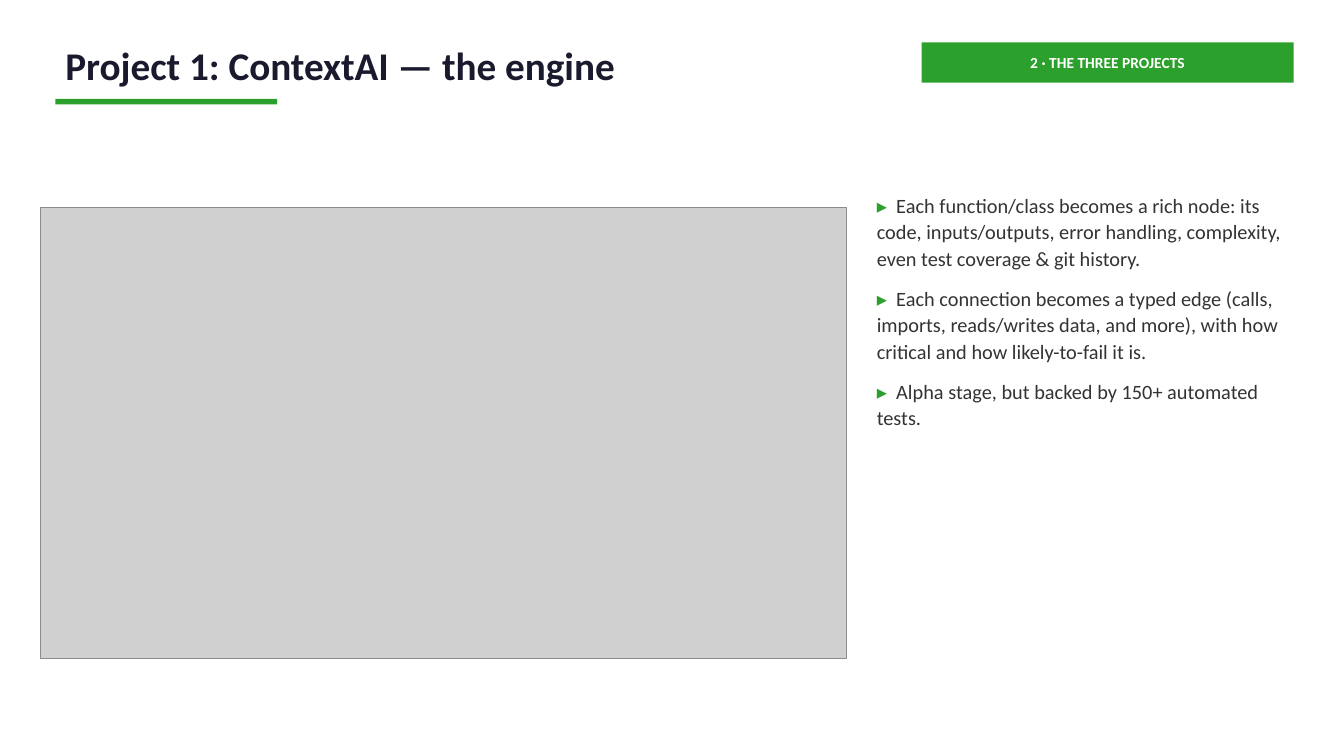
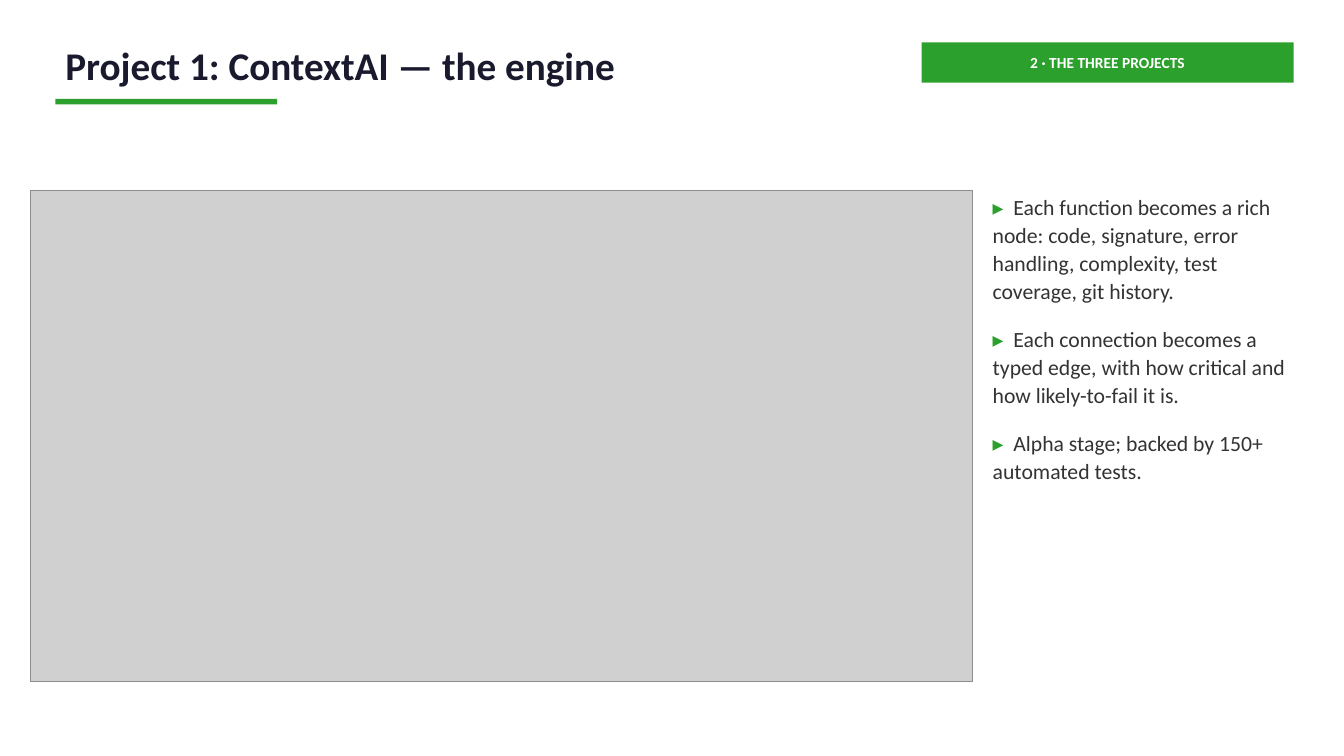
Before and after one commit to shobhit0521/Test_context, a slide deck: slide 4 of presentation/ContextAI_Evaluation.pptx. Drawn at 1344x756 pixels with LibreOffice and Linux fonts; fonts in the diff are those of the drawing; grey boxes stand for pictures. Boxes give left, top, right and bottom in pixels: in the first picture for what was removed or moved away, otherwise in the second. Text is boxed around its words. In the diff, an @@ line names an element or a change of style, - is before the commit and + after.

```diff
--- a/presentation/ContextAI_Evaluation.pptx
+++ b/presentation/ContextAI_Evaluation.pptx
@@ picture: place and size @@
-picture at [40, 208, 847, 658]
+picture at [30, 191, 973, 681]
@@ text at [993, 200, 1285, 479]: text changed; size 14.5 to 15.5 pt @@
-▸ Each function/class becomes a rich node: its code, inputs/outputs, error handling, complexity, even test coverage & git history.
-▸ Each connection becomes a typed edge (calls, imports, reads/writes data, and more), with how critical and how likely-to-fail it is.
-▸ Alpha stage, but backed by 150+ automated tests.
+▸ Each function becomes a rich node: code, signature, error handling, complexity, test coverage, git history.
+▸ Each connection becomes a typed edge, with how critical and how likely-to-fail it is.
+▸ Alpha stage; backed by 150+ automated tests.
```
Also in this commit, not shown: 2 other slides changed, 2 slides added, 8 other files.
